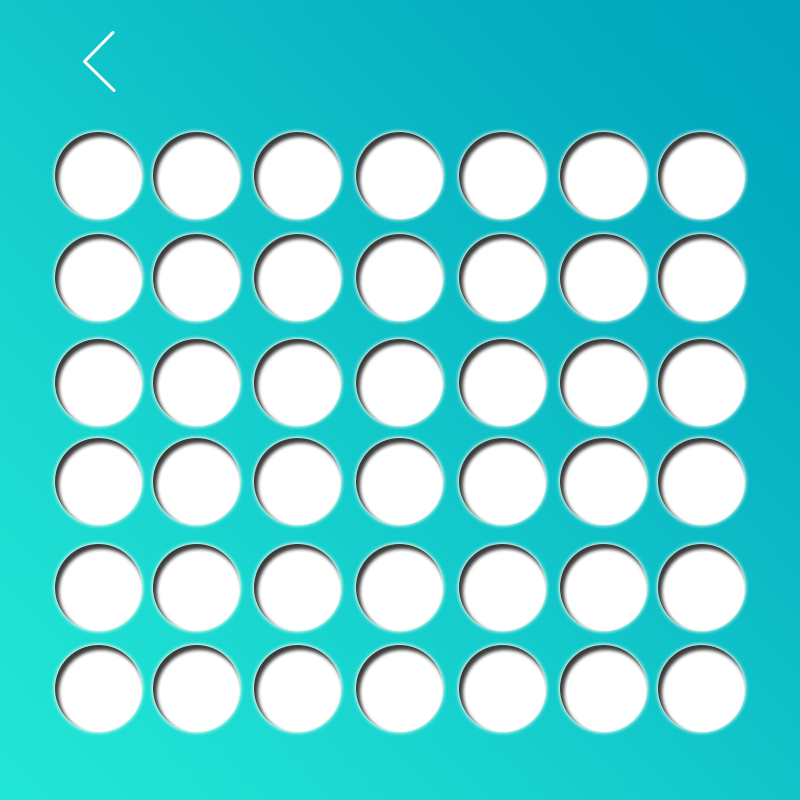
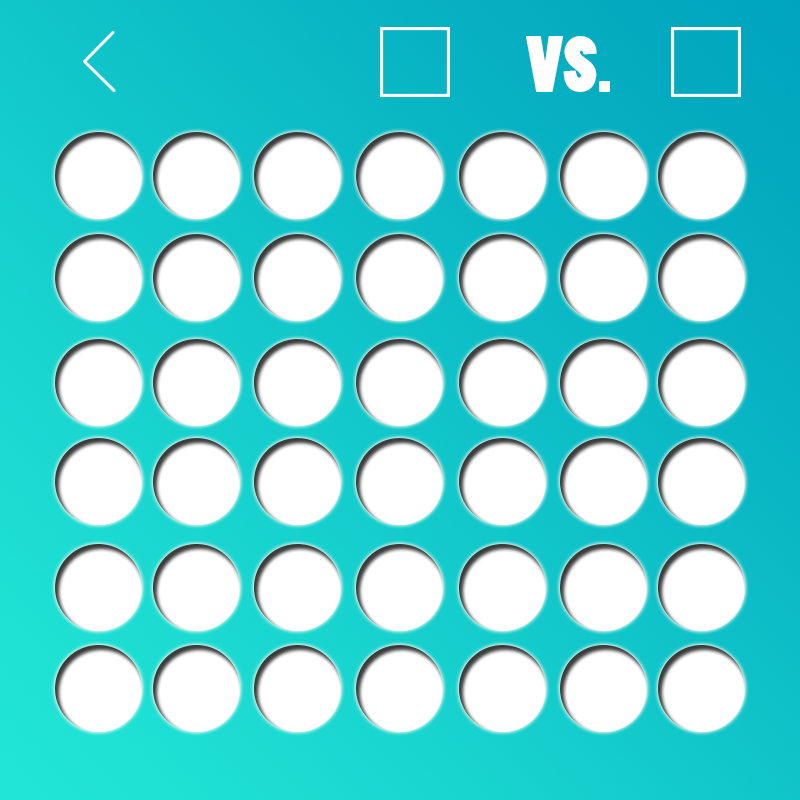
Comparing the layer stacks of the two 800px x 800px images. Changes:
added layer "VS." above "Rectangle 2 copy" over box(526, 36, 610, 92)
added layer "Rectangle 2 copy" above "Rectangle 2" over box(671, 27, 741, 97)
added layer "Rectangle 2" above "Layer 2" over box(380, 27, 450, 97)
painted on "Rectangle 1" over box(380, 27, 741, 97)
